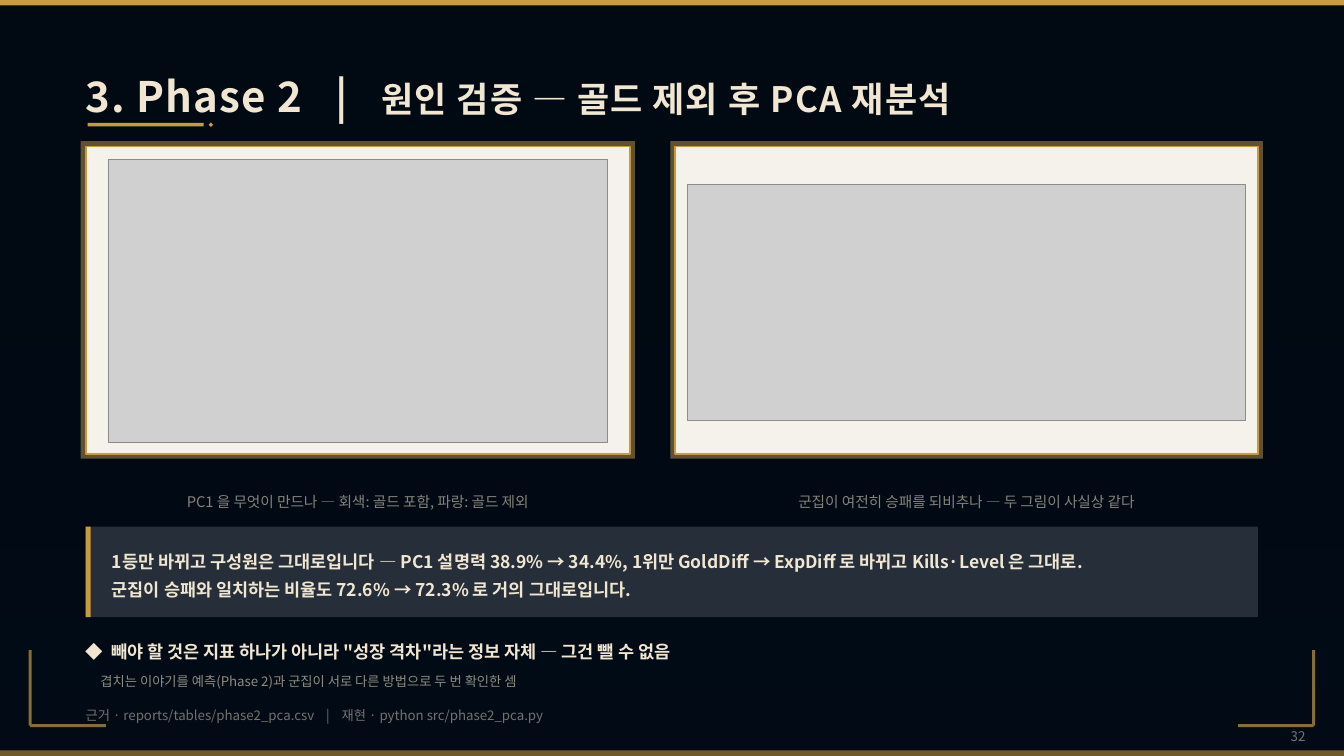
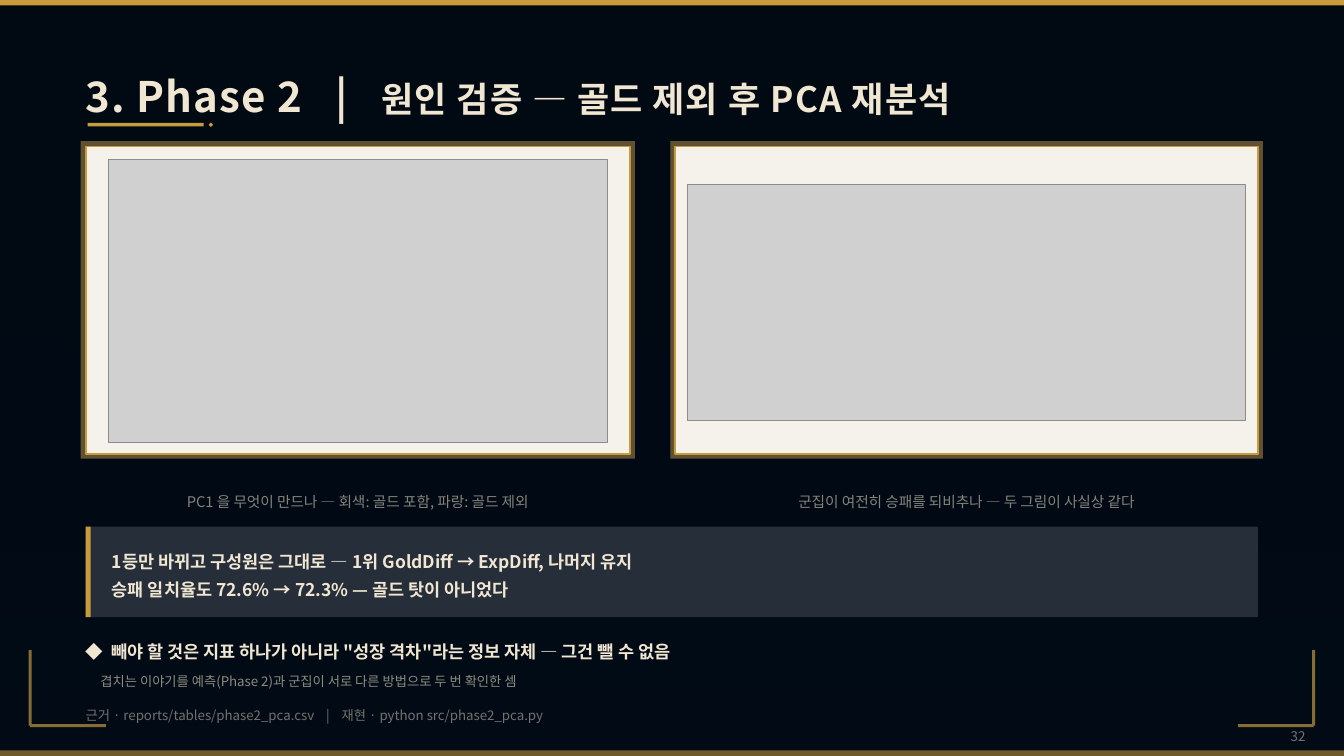
Before and after one commit to wpalswpa/project2608, a slide deck: slide 32 of LOLEX_발표_발표용 사본.pptx. Drawn at 1344x756 pixels with LibreOffice and Linux fonts; fonts in the diff are those of the drawing; grey boxes stand for pictures; background and template pictures are left out. Boxes give left, top, right and bottom in pixels: in the first picture for what was removed or moved away, otherwise in the second. Text is boxed around its words. In the diff, an @@ line names an element or a change of style, - is before the commit and + after.

```diff
--- a/LOLEX_발표_발표용 사본.pptx
+++ b/LOLEX_발표_발표용 사본.pptx
@@ text at [112, 553, 633, 598]: text changed @@
-1등만 바뀌고 구성원은 그대로입니다 — PC1 설명력 38.9% → 34.4%, 1위만 GoldDiff → ExpDiff 로 바뀌고 Kills·Level 은 그대로.
-군집이 승패와 일치하는 비율도 72.6% → 72.3% 로 거의 그대로입니다.
+1등만 바뀌고 구성원은 그대로 — 1위 GoldDiff → ExpDiff, 나머지 유지
+승패 일치율도 72.6% → 72.3% — 골드 탓이 아니었다
```
Also in this commit, not shown: 6 other slides changed, 2 slides removed, 3 other files.
